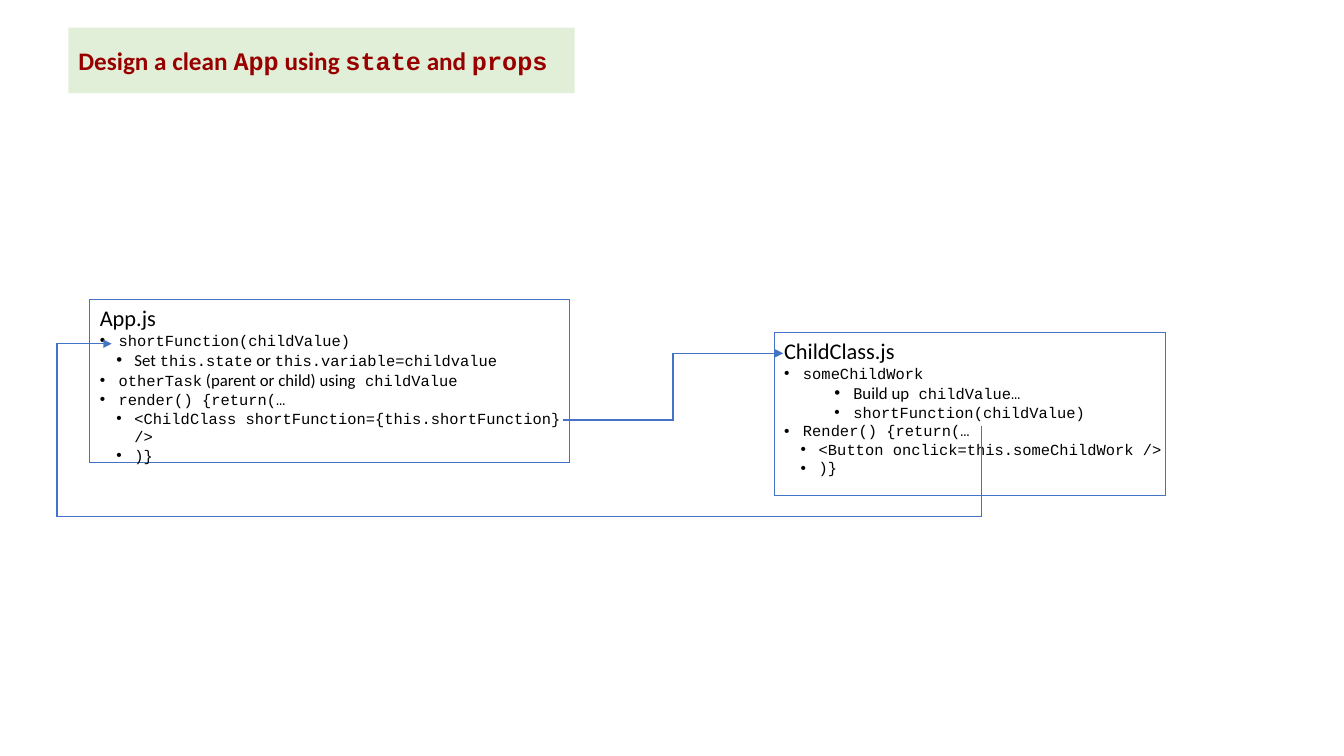
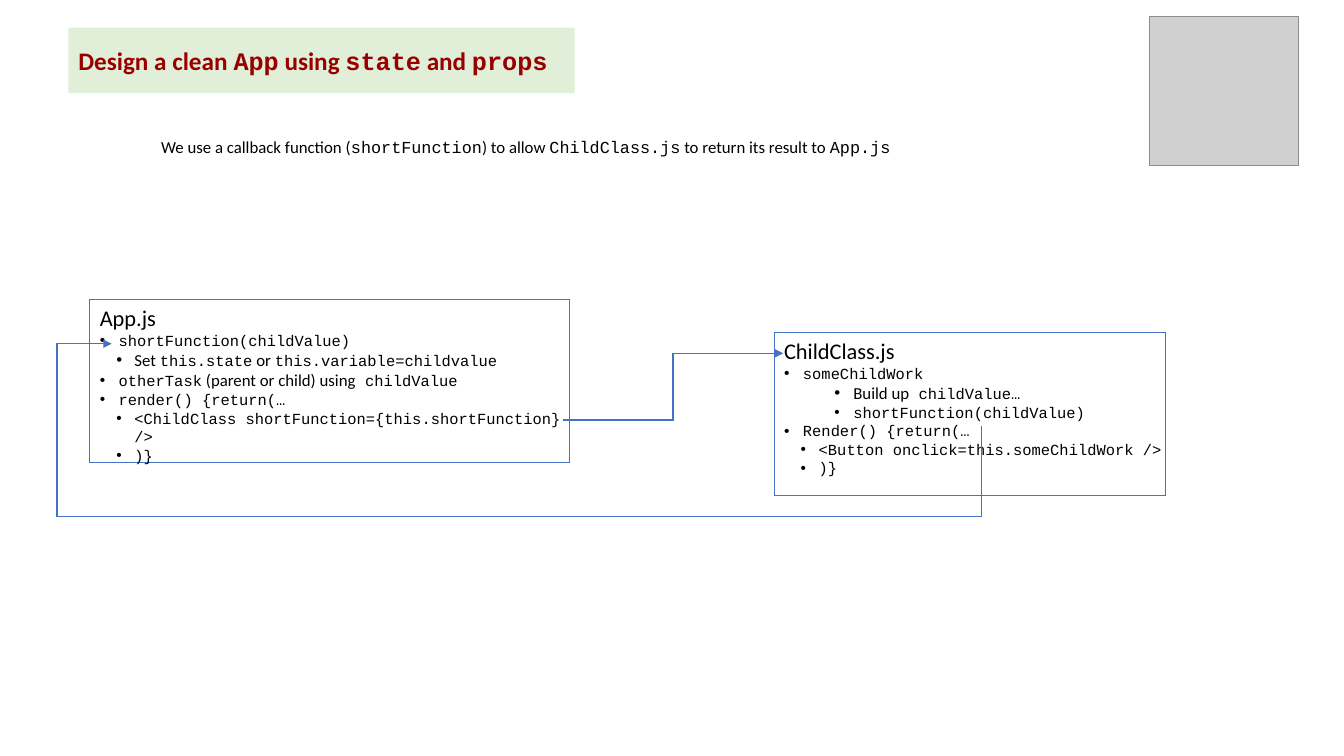
Before and after one commit to kvutien/Project-Machu-Picchu-2020, a slide deck: slide 4 of Pepito/Final Project Design.pptx (slide 3 before the commit). Drawn at 1344x756 pixels with LibreOffice and Linux fonts; fonts in the diff are those of the drawing; grey boxes stand for pictures. Boxes give left, top, right and bottom in pixels: in the first picture for what was removed or moved away, otherwise in the second. Text is boxed around its words. In the diff, an @@ line names an element or a change of style, - is before the commit and + after.

```diff
--- a/Pepito/Final Project Design.pptx
+++ b/Pepito/Final Project Design.pptx
@@ picture added at box(1149, 16, 1300, 166) @@
@@ text added at box(161, 141, 890, 157), 12 pt, text #000000 @@
+We use a callback function (shortFunction) to allow ChildClass.js to return its result to App.js
```
Also in this commit, not shown: 7 other slides changed, 1 slide added, 8 other files.
